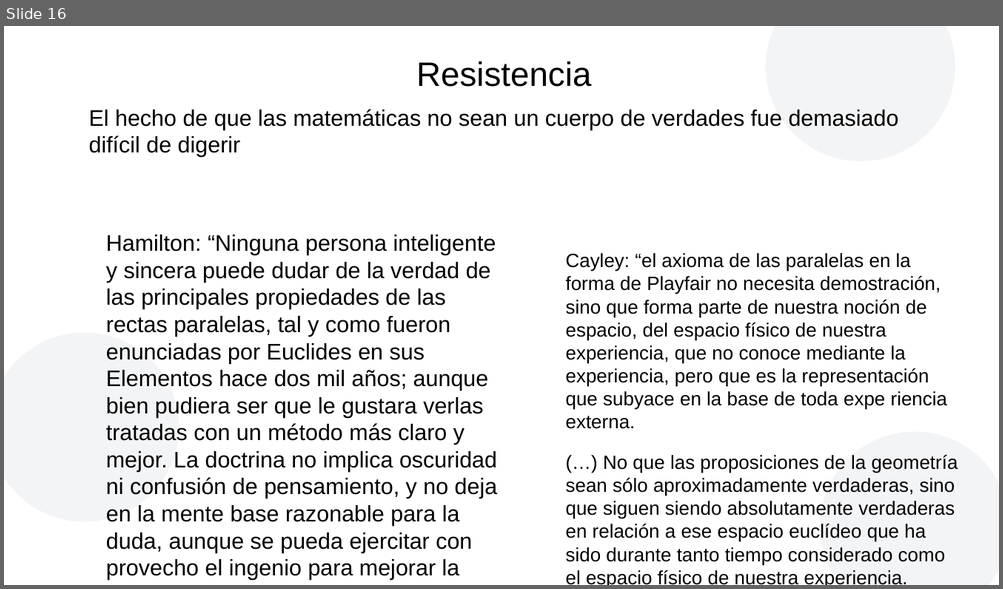
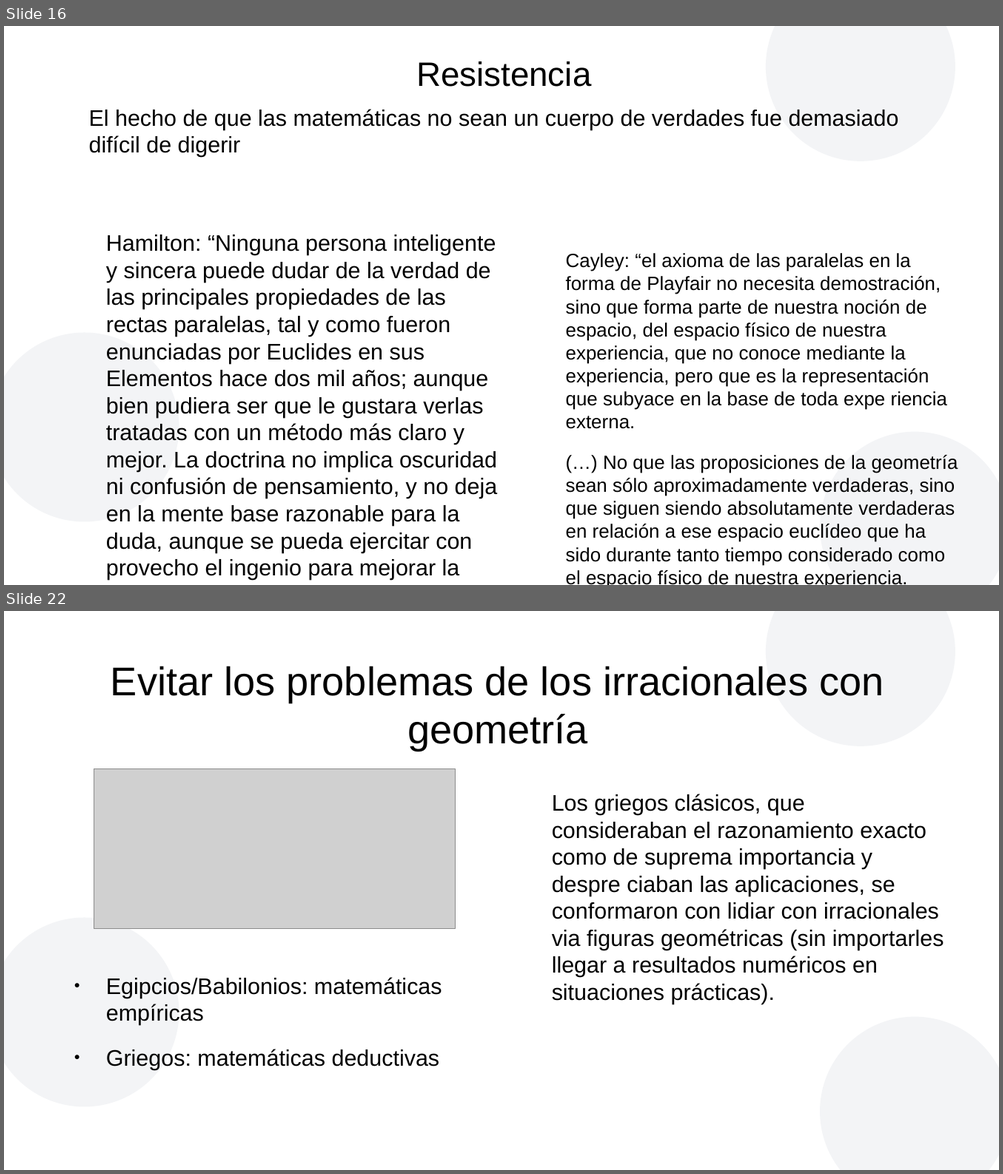
Before and after one commit to AmelieBernes/MonteCarlo_Casella, a slide deck: presentacionKlein.odp. Shown one above the other, each under a label of ours: slide 16 before the commit, slides 16 and 22 after it; the slides between them are not shown. The pictures are 1003x589 and 1003x1174 pixels, drawn with LibreOffice and Linux fonts; fonts in the diff are those of the drawing; grey boxes stand for pictures; background and template pictures are left out. Boxes give left, top, right and bottom in pixels: in the first picture for what was removed or moved away, otherwise in the second. Text is boxed around its words. In the diff, an @@ line names an element or a change of style, - is before the commit and + after.

```diff
--- a/presentacionKlein.odp
+++ b/presentacionKlein.odp
@@ slide 22 added at (x1=4, y1=611, x2=999, y2=1170), background #FFFFFF; not listed: 3 template elements that a slide beside it also shows @@
@@ title added at (x1=111, y1=666, x2=883, y2=751), 32 pt, text #000000 @@
+Evitar los problemas de los irracionales con geometría
@@ picture added at (x1=94, y1=769, x2=455, y2=930) @@
@@ text added at (x1=552, y1=794, x2=944, y2=1005), 18 pt, text #000000 @@
+Los griegos clásicos, que consideraban el razonamiento exacto como de suprema importancia y despre ciaban las aplicaciones, se conformaron con lidiar con irracionales via figuras geométricas (sin importarles llegar a resultados numéricos en situaciones prácticas).
@@ text added at (x1=106, y1=977, x2=442, y2=1071), 18 pt, text #000000 @@
+● Egipcios/Babilonios: matemáticas empíricas
+● Griegos: matemáticas deductivas
```
Also in this commit, not shown: 25 other slides added, 2 other files.
